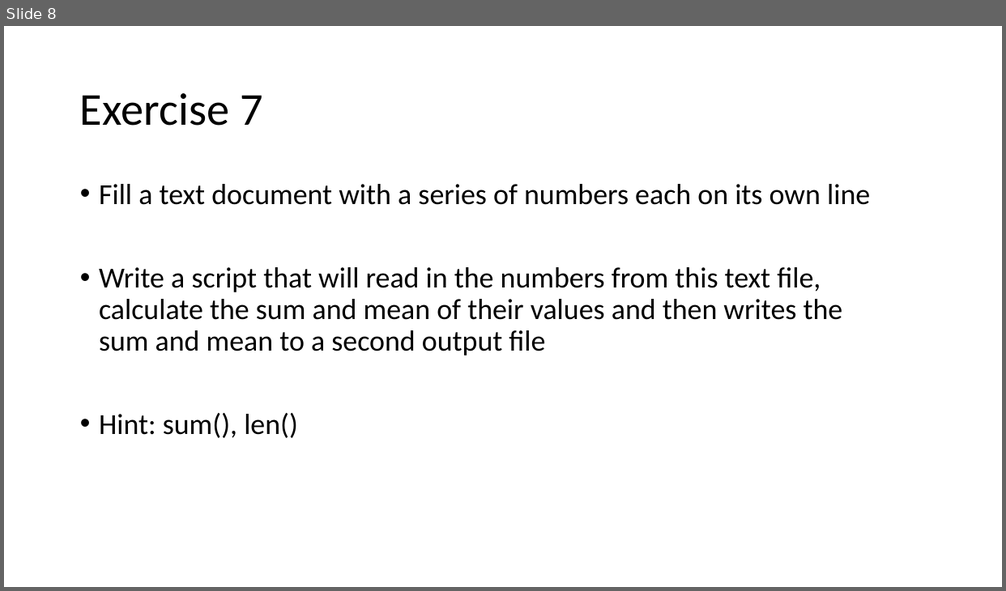
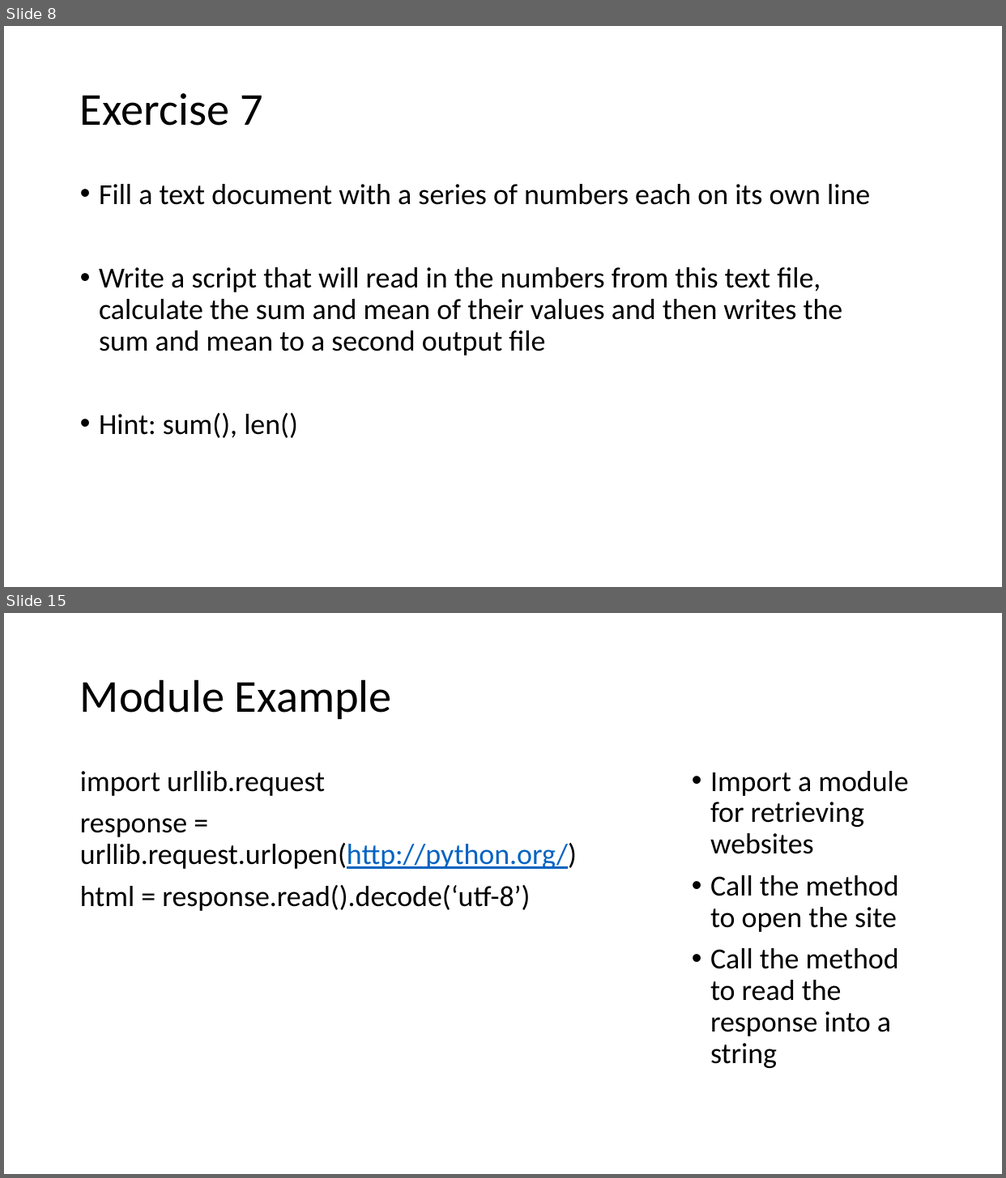
Before and after one commit to bunnylab/intropython-workshop, a slide deck: slides/day2.pptx. Shown one above the other, each under a label of ours: slide 8 before the commit, slides 8 and 15 after it; the slides between them are not shown. The pictures are 1006x591 and 1006x1178 pixels, drawn with LibreOffice and Linux fonts; fonts in the diff are those of the drawing. Boxes give left, top, right and bottom in pixels: in the first picture for what was removed or moved away, otherwise in the second. Text is boxed around its words. In the diff, an @@ line names an element or a change of style, - is before the commit and + after.

```diff
--- a/slides/day2.pptx
+++ b/slides/day2.pptx
@@ slide 15 added at (x1=4, y1=613, x2=1002, y2=1174), background #FFFFFF @@
@@ title added at (x1=80, y1=679, x2=392, y2=719), 44 pt, text #000000 @@
+Module Example
@@ text added at (x1=80, y1=771, x2=577, y2=911), 28 pt, text #000000 @@
+import urllib.request
+response = urllib.request.urlopen(http://python.org/)
+html = response.read().decode(‘utf-8’)
@@ text added at (x1=710, y1=771, x2=908, y2=1068), 28 pt, text #000000 @@
+• Import a module for retrieving websites
+• Call the method to open the site
+• Call the method to read the response into a string
```
Also in this commit, not shown: 2 slides changed, 7 other slides added, 25 other files.
